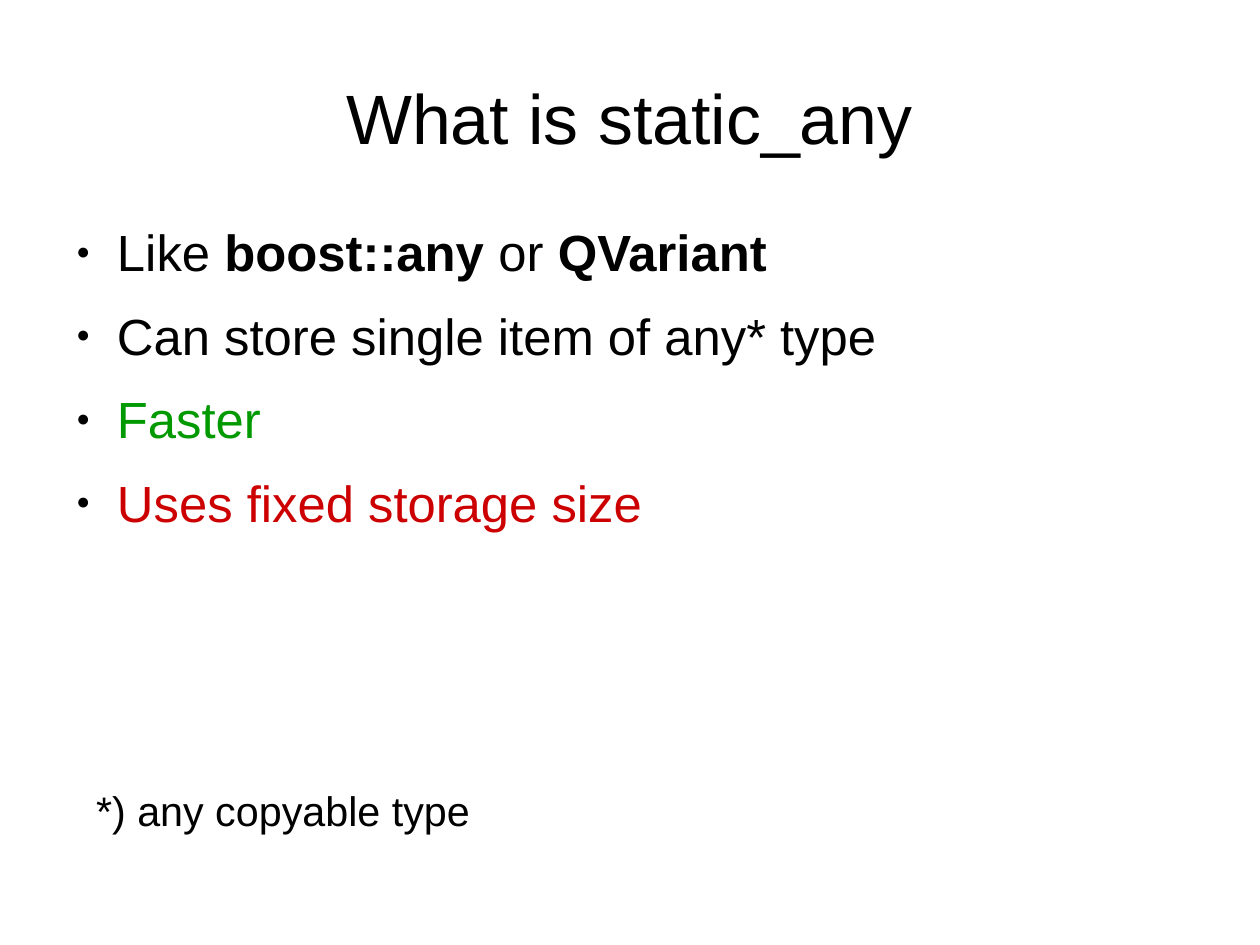
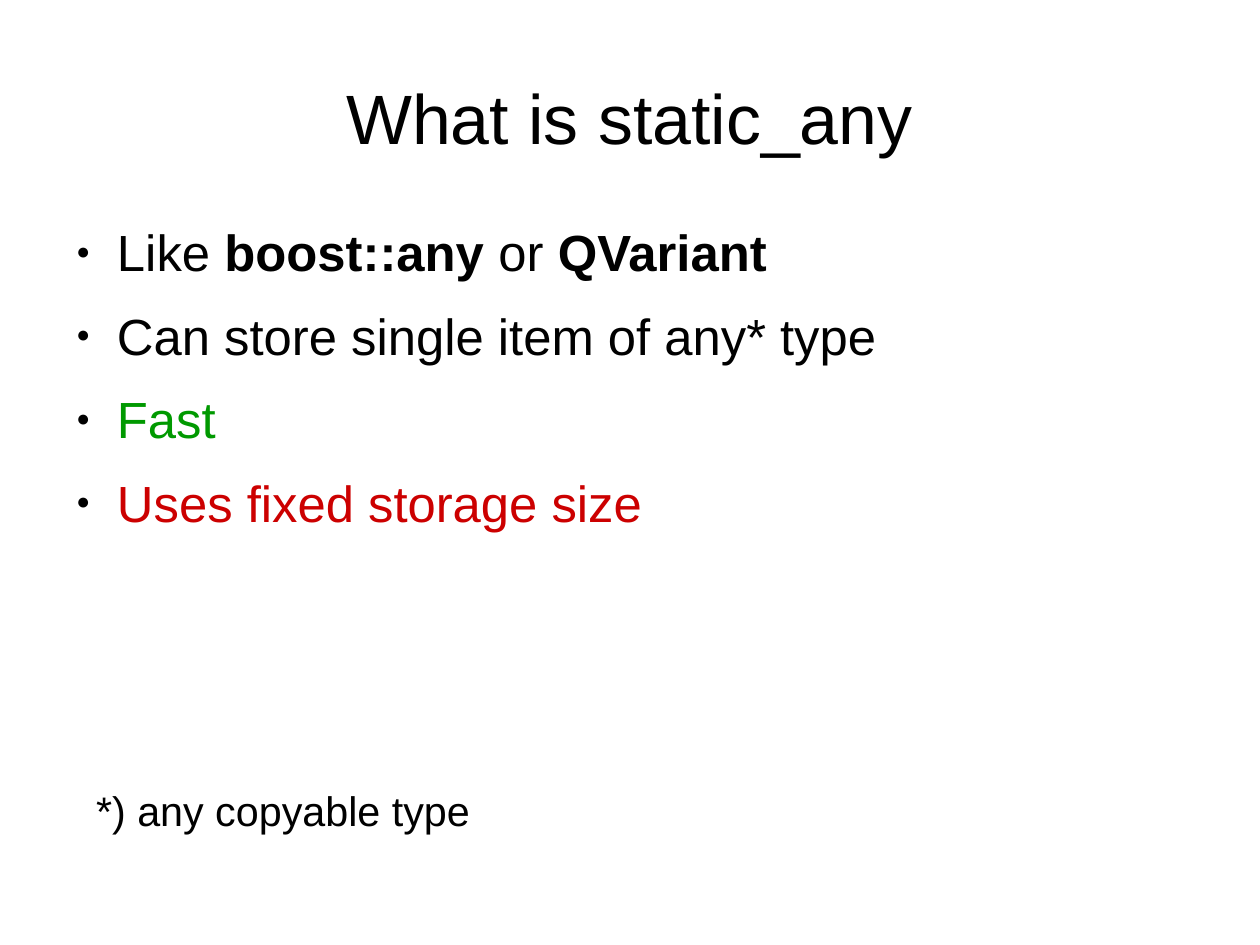
Before and after one commit to david-grs/static_any, a slide deck: slide 2 of static_any-lightning.odp. Drawn at 1260x945 pixels with LibreOffice and Linux fonts; fonts in the diff are those of the drawing. Boxes give left, top, right and bottom in pixels: in the first picture for what was removed or moved away, otherwise in the second. Text is boxed around its words. In the diff, an @@ line names an element or a change of style, - is before the commit and + after.

```diff
--- a/static_any-lightning.odp
+++ b/static_any-lightning.odp
@@ text at box(117, 403, 216, 439): text changed @@
-● Faster
+● Fast
```
Also in this commit, not shown: 3 other slides changed.
